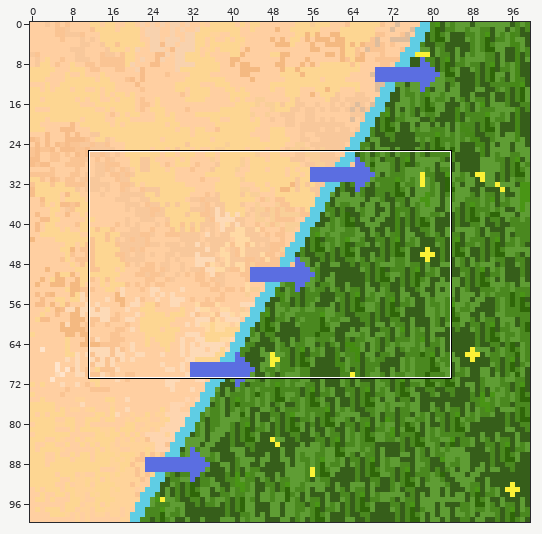
Two versions of one sprite sheet, src/assets/menu/sandToGrass.png. The picture above shows the old version from afar; the outline marks the close-up.
Close-up. As it was:
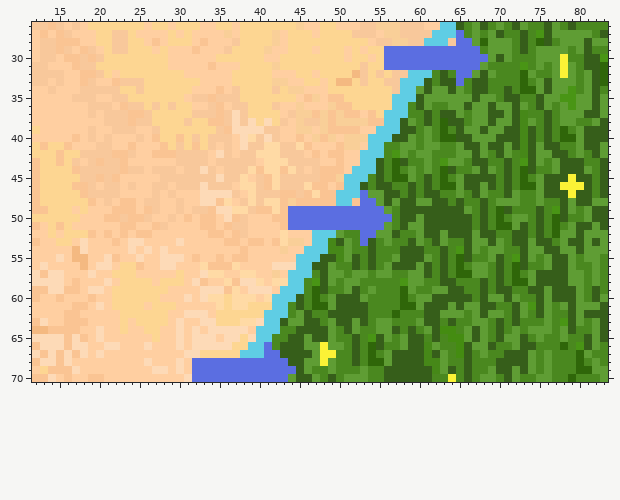
The file is 100x100 pixels. Colours within 5 levels of each other are drawn and written as one. Shown: x 12..83, y 26..70.
The same view after the edit:
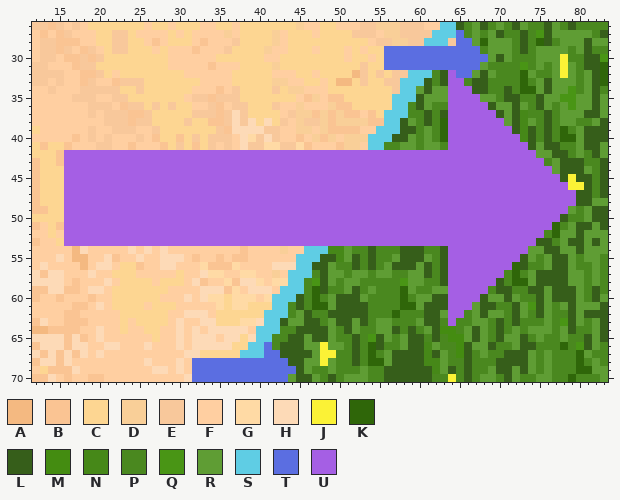
Palette (. is transparent): A #f4b981  B #fac493  C #fdd692  D #f9cf98  E #f8c89b  F #ffcfa1  G #ffdaa5  H #fddab7  J #fbf236  K #2f6609  L #365e1a  M #448c11  N #468818  P #4a881f  Q #499515  R #5f9d34  S #5fcde4  T #5b6ee1  U #a55fe4
Edits made:
Changed rows in their new state; - is an unchanged pixel.
first column x 16:
32 ------------------------------------------------U---------------
33 ------------------------------------------------UU--------------
34 ------------------------------------------------UUU-------------
35 ------------------------------------------------UUUU------------
36 ------------------------------------------------UUUUU-----------
37 ------------------------------------------------UUUUUU----------
38 ------------------------------------------------UUUUUUU---------
39 ------------------------------------------------UUUUUUUU--------
40 ------------------------------------------------UUUUUUUUU-------
41 ------------------------------------------------UUUUUUUUUU------
42 UUUUUUUUUUUUUUUUUUUUUUUUUUUUUUUUUUUUUUUUUUUUUUUUUUUUUUUUUUU-----
43 UUUUUUUUUUUUUUUUUUUUUUUUUUUUUUUUUUUUUUUUUUUUUUUUUUUUUUUUUUUU----
44 UUUUUUUUUUUUUUUUUUUUUUUUUUUUUUUUUUUUUUUUUUUUUUUUUUUUUUUUUUUUU---
45 UUUUUUUUUUUUUUUUUUUUUUUUUUUUUUUUUUUUUUUUUUUUUUUUUUUUUUUUUUUUUU--
46 UUUUUUUUUUUUUUUUUUUUUUUUUUUUUUUUUUUUUUUUUUUUUUUUUUUUUUUUUUUUUUU-
47 UUUUUUUUUUUUUUUUUUUUUUUUUUUUUUUUUUUUUUUUUUUUUUUUUUUUUUUUUUUUUUUU
48 UUUUUUUUUUUUUUUUUUUUUUUUUUUUUUUUUUUUUUUUUUUUUUUUUUUUUUUUUUUUUUUU
49 UUUUUUUUUUUUUUUUUUUUUUUUUUUUUUUUUUUUUUUUUUUUUUUUUUUUUUUUUUUUUUU-
50 UUUUUUUUUUUUUUUUUUUUUUUUUUUUUUUUUUUUUUUUUUUUUUUUUUUUUUUUUUUUUU--
51 UUUUUUUUUUUUUUUUUUUUUUUUUUUUUUUUUUUUUUUUUUUUUUUUUUUUUUUUUUUUU---
52 UUUUUUUUUUUUUUUUUUUUUUUUUUUUUUUUUUUUUUUUUUUUUUUUUUUUUUUUUUUU----
53 UUUUUUUUUUUUUUUUUUUUUUUUUUUUUUUUUUUUUUUUUUUUUUUUUUUUUUUUUUU-----
54 ------------------------------------------------UUUUUUUUUU------
55 ------------------------------------------------UUUUUUUUU-------
56 ------------------------------------------------UUUUUUUU--------
57 ------------------------------------------------UUUUUUU---------
58 ------------------------------------------------UUUUUU----------
59 ------------------------------------------------UUUUU-----------
60 ------------------------------------------------UUUU------------
61 ------------------------------------------------UUU-------------
62 ------------------------------------------------UU--------------
63 ------------------------------------------------U---------------
Pixel boxes of the changes (left, top, right, bottom) in both close-ups:
changed: (64, 70, 576, 326)
